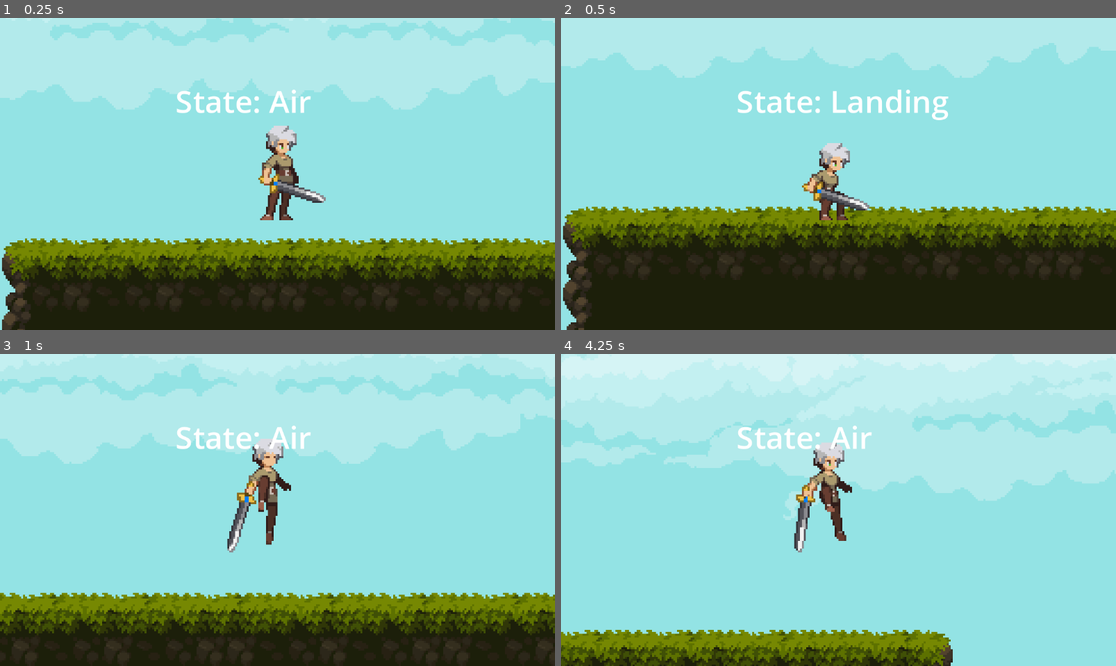
Above: before the commit, frames 1-4 (two rows, left to right).
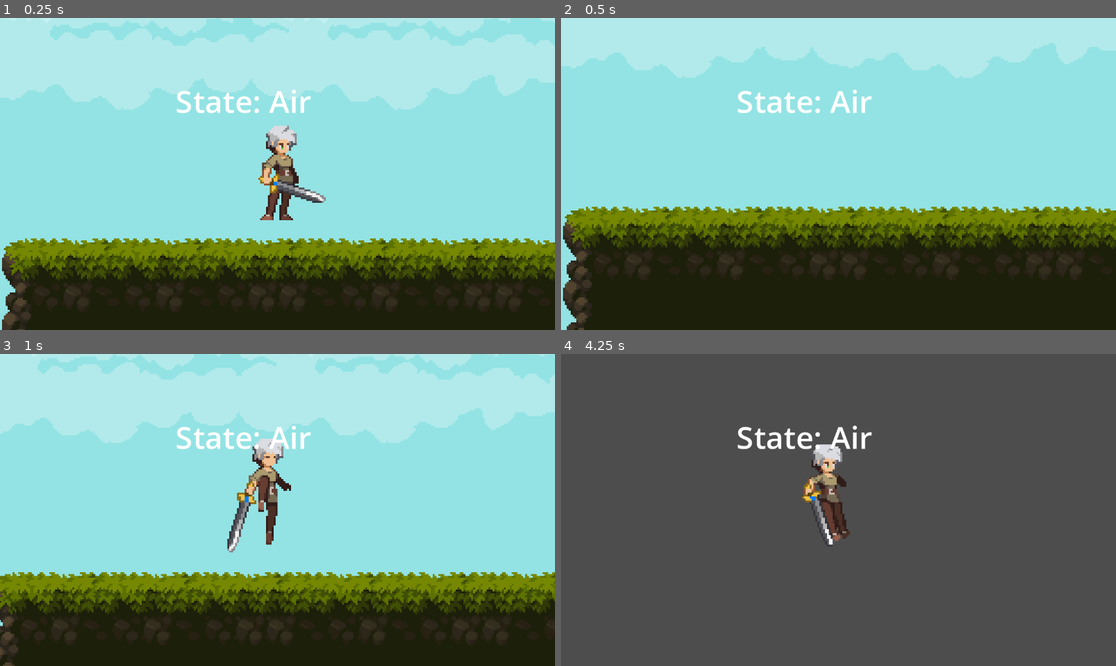
Above: after the commit, the same moments.

Repository: Micadurp/darkest-saturn
Game: Godot game, scene res://Levels/test_level.tscn
The game is run twice, just before and just after one commit, with the same random seed, the same clock (stepped at 60 frames per second) and the same inputs.
Inputs:
- Up to frame 1 (0.25 s): no input
- Up to frame 2 (0.5 s): no input
- Up to frame 3 (1 s): hold D (right) from 0.53 s (still down); tap Space (jump) at 0.77 s
- Up to frame 4 (4.25 s): tap Space (jump) at 1.52, 3.02, 3.77 s; release D (right) at 2.03 s; hold A (left) 2.03-2.78 s; hold D (right) from 2.78 s (still down)

Frame 1 is identical in both runs. In frame 2, 2.0% of the frame differs, in the area x 43-70%, y 22-65%; in frame 3, 27%; in frame 4, 99%, in the area x 0-100%, y 0-100%.
Error after the commit: Parse Error: Identifier "direction" not declared in the current scope. (res://Character/LandingState.gd:10)

Commit message:
Get input vector once, save it, pass it around
Haha you thought I sleep

Diff:
--- a/Character/AirState.gd
+++ b/Character/AirState.gd
@@ -7,8 +7,7 @@
 
 var has_double_jumped = false
 
-func state_process(delta):
-	direction = Input.get_vector("left", "right", "up", "down")
+func state_process(delta, direction):
 	if(character.is_on_floor()):
 		character.local_velocity.y = 0
 		next_state = landing_state
--- a/Character/BrakingState.gd
+++ b/Character/BrakingState.gd
@@ -5,8 +5,7 @@
 @export var running_state : State
 @export var ground_state : State
 
-func state_process(delta):
-	direction = Input.get_vector("left", "right", "up", "down")
+func state_process(delta, direction):
 	# you shouldn't be in the air!
 	if(!character.is_on_floor()):
 		next_state = air_state
--- a/Character/CharacterStateMachine.gd
+++ b/Character/CharacterStateMachine.gd
@@ -7,6 +7,7 @@
 @export var animation_tree : AnimationTree
 
 var states : Array[State]
+var input_direction : Vector2
 
 func _ready():
 	# Checks every child Node (ex. Ground, Air, Landing...)
@@ -26,10 +27,15 @@
 	if (current_state.next_state != null):
 		switch_states(current_state.next_state)
 
-	current_state.state_process(delta)
+	input_direction = Input.get_vector("left", "right", "up", "down")
+
+	current_state.state_process(delta, input_direction)
 
 func check_if_can_move():
 	return current_state.can_move
+
+func get_input_direction():
+	return input_direction
 
 func switch_states(new_state : State):
 	if (current_state != null):
--- a/Character/GroundState.gd
+++ b/Character/GroundState.gd
@@ -6,8 +6,7 @@
 @export var air_state : State
 @export var running_state : State
 
-func state_process(delta):
-	direction = Input.get_vector("left", "right", "up", "down")
+func state_process(delta, direction):
 	# you shouldn't be in the air!
 	if(!character.is_on_floor()):
 		next_state = air_state
--- a/Character/RunningState.gd
+++ b/Character/RunningState.gd
@@ -7,8 +7,7 @@
 @export var ground_state : State
 @export var braking_state : State
 
-func state_process(delta):
-	direction = Input.get_vector("left", "right", "up", "down")
+func state_process(delta, direction):
 	# you air be in the shouldn't!
 	if(!character.is_on_floor()):
 		next_state = air_state
--- a/Character/State.gd
+++ b/Character/State.gd
@@ -6,12 +6,11 @@
 var next_state : State
 @export var can_move : bool = true
 var playback : AnimationNodeStateMachinePlayback
-var direction : Vector2
 @onready var state_machine : CharacterStateMachine = $CharacterStateMachine
 
 # set up processes for other states to inherit
 
-func state_process(delta):
+func state_process(delta, direction):
 	pass
 
 func state_input(event : InputEvent):
--- a/Character/player.gd
+++ b/Character/player.gd
@@ -8,7 +8,6 @@
 @onready var state_machine : CharacterStateMachine = $CharacterStateMachine
 # Get the gravity from the project settings to be synced with RigidBody nodes.
 var gravity = ProjectSettings.get_setting("physics/2d/default_gravity")
-var direction : Vector2 = Vector2.ZERO
 var local_velocity : Vector2 = Vector2.ZERO
 var environmental_velocity : Vector2 = Vector2.ZERO
 # true for right, false for left
@@ -18,9 +17,7 @@
 	animation_tree.active = true
 
 func _physics_process(delta):
-	# I would give some ferocious head for some guidance on how to move this into the state machine
-	# oh my fucking god this is so bad
-	direction = Input.get_vector("left", "right", "up", "down")
+	var direction = state_machine.get_input_direction()
 
 	# THE GREAT MOMENTUM ADVENTURE
 	if direction.x != 0 && state_machine.check_if_can_move():
@@ -32,13 +29,13 @@
 
 	velocity = local_velocity + environmental_velocity
 	move_and_slide()
-	update_animation()
-	update_facing_direction()
+	update_animation(direction)
+	update_facing_direction(direction)
 
-func update_animation():
+func update_animation(direction):
 	animation_tree.set("parameters/Move/blend_position", direction.x)
 
-func update_facing_direction():
+func update_facing_direction(direction):
 	if direction.x > 0:
 		sprite.flip_h = false
 	elif direction.x < 0:
